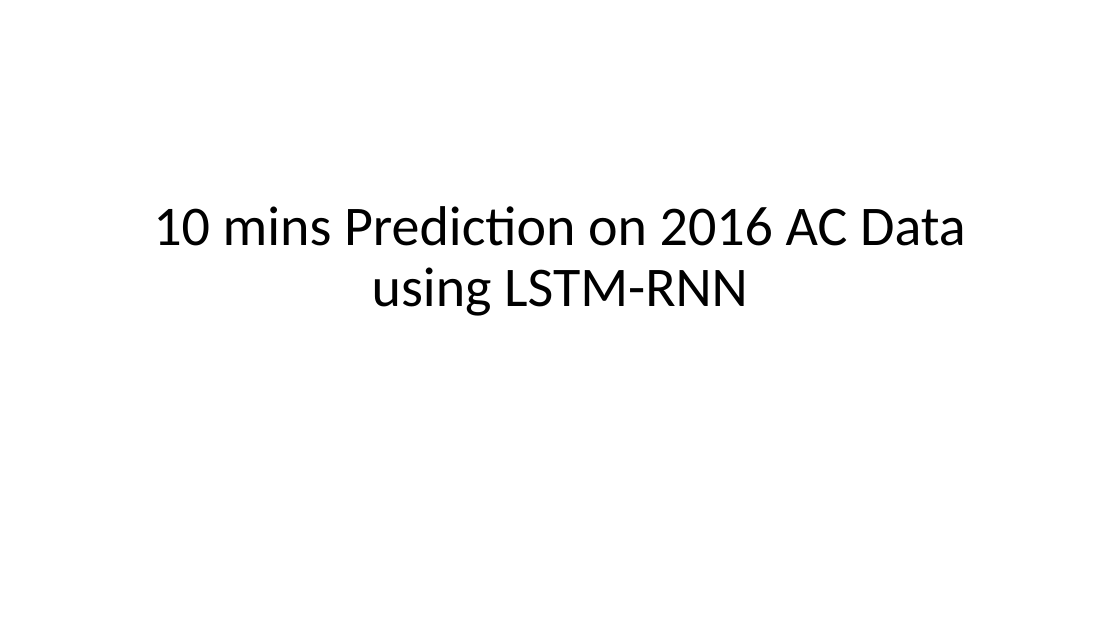
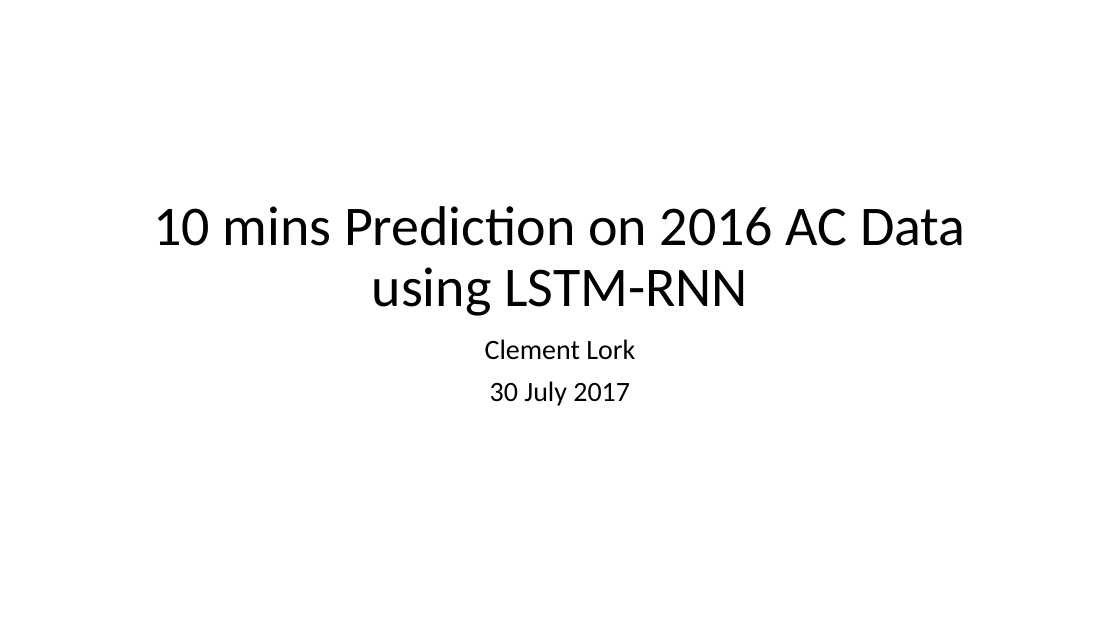
Before and after one commit to dragonheat123/mutli_split, a slide deck: slide 1 of 10 mins Prediction on 2016ACdata using LSTM-RNN.pptx. Drawn at 1120x630 pixels with LibreOffice and Linux fonts; fonts in the diff are those of the drawing. Boxes give left, top, right and bottom in pixels: in the first picture for what was removed or moved away, otherwise in the second. Text is boxed around its words. In the diff, an @@ line names an element or a change of style, - is before the commit and + after.

```diff
--- a/10 mins Prediction on 2016ACdata using LSTM-RNN.pptx
+++ b/10 mins Prediction on 2016ACdata using LSTM-RNN.pptx
@@ subtitle added at bbox=[485, 339, 635, 406], 24 pt, text #000000 @@
+Clement Lork
+30 July 2017
```
Also in this commit, not shown: 3 other slides changed, 4 slides added, 1 slide removed, 2 other files.
